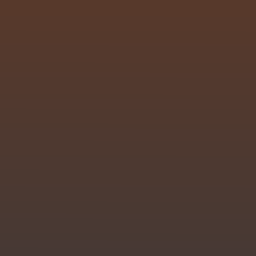
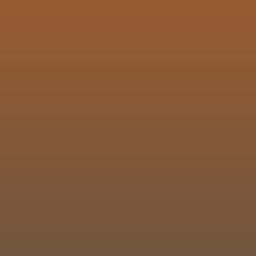
Comparing the layer stacks of the two 256px x 256px images. Changes:
painted on "Paint Layer 1" over [0, 0, 256, 256]
